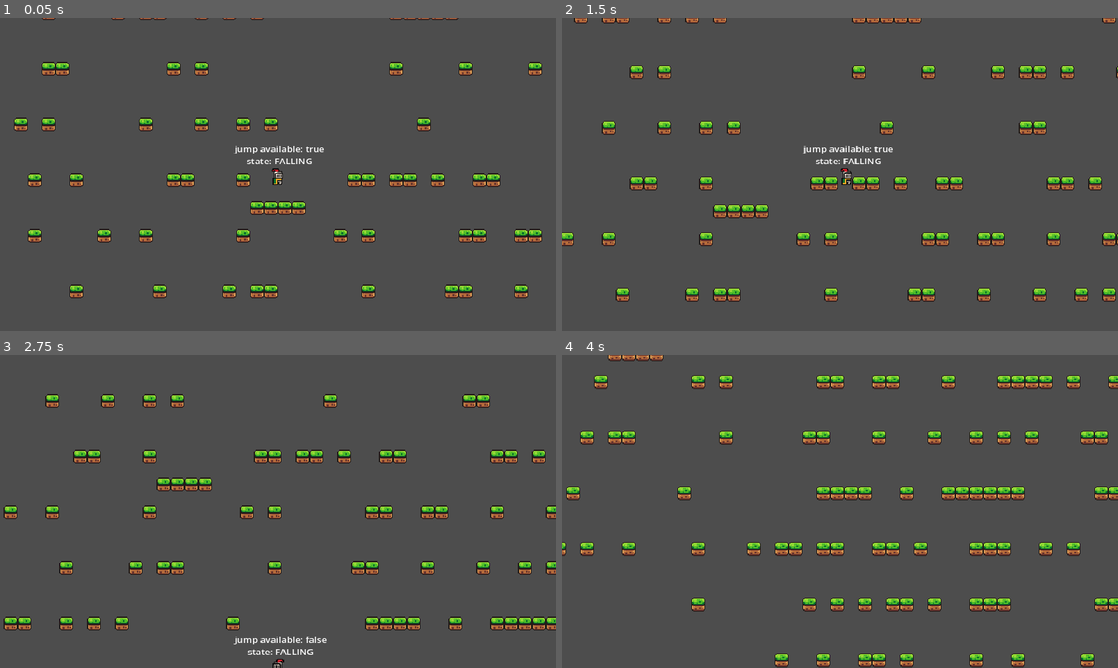
Above: before the commit, frames 1-4 (two rows, left to right).
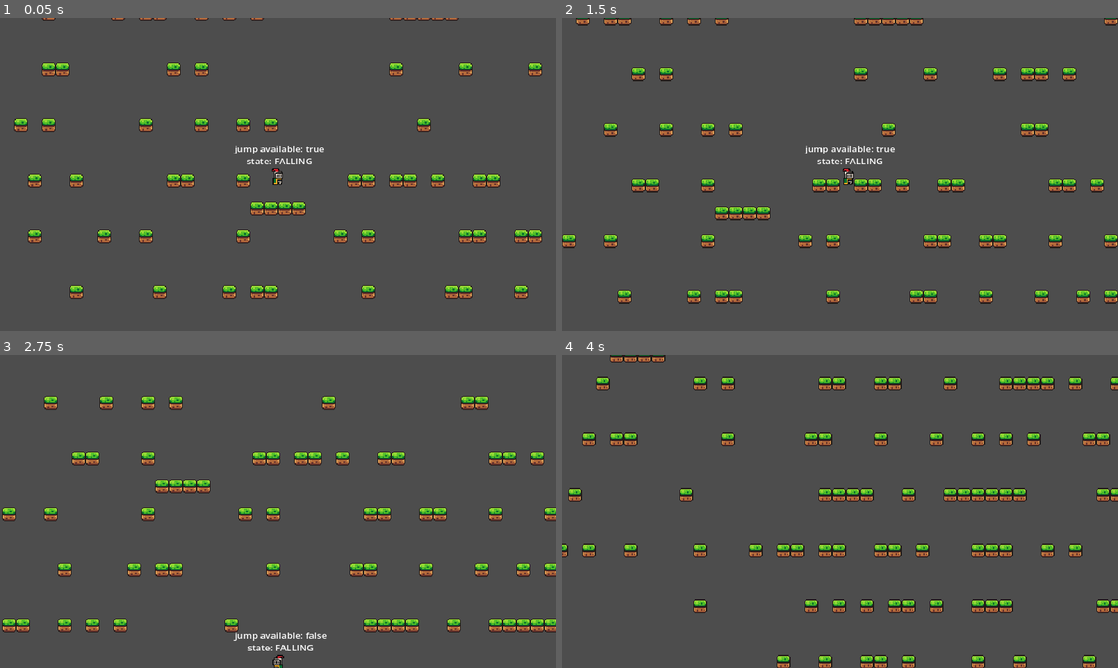
Above: after the commit, the same moments.

Repository: danielvogelsang/project-daydream
Game: Godot game, scene res://scenes/level/level/level.tscn
The game is run twice, just before and just after one commit, with the same random seed, the same clock (stepped at 60 frames per second) and the same inputs. Before the commit the project starts from res://scenes/level/level.tscn.
Inputs:
- Up to frame 1 (0.05 s): no input
- Up to frame 2 (1.5 s): tap Enter at 0.5 s; hold D (right) from 0.53 s (still down); tap Space (jump) at 0.77 s
- Up to frame 3 (2.75 s): tap Space (jump) at 1.52 s; release D (right) at 2.03 s; hold A (left) from 2.03 s (still down)
- Up to frame 4 (4 s): release A (left) at 2.78 s; hold D (right) from 2.78 s (still down); tap Space (jump) at 3.02, 3.77 s

The runs differ from the first frame. In frame 1, 2.2% of the frame differs, in the area x 2-98%, y 0-90%; in frame 2, 6.9%; in frame 3, 7.1%; in frame 4, 8.3%, in the area x 0-100%, y 0-100%.

Commit message:
folders added

Diff:
--- a/project.godot
+++ b/project.godot
@@ -11,7 +11,7 @@
 [application]
 
 config/name="Projectdaydream"
-run/main_scene="res://scenes/level/level.tscn"
+run/main_scene="res://scenes/level/level/level.tscn"
 config/features=PackedStringArray("4.3", "Forward Plus")
 config/icon="res://icon.svg"
 
@@ -50,6 +50,11 @@
 ]
 }
 
+[physics]
+
+common/physics_jitter_fix=0.0
+common/physics_interpolation=true
+
 [rendering]
 
 textures/canvas_textures/default_texture_filter=0
--- a/scenes/level/level.tscn
+++ b/scenes/level/level/level.tscn
@@ -1,12 +1,12 @@
 [gd_scene load_steps=7 format=3 uid="uid://decnrykxi7yyn"]
 
-[ext_resource type="Texture2D" uid="uid://0dbp4iowcs7c" path="res://textures/test/sprites/world_tileset.png" id="1_2ljbg"]
-[ext_resource type="PackedScene" uid="uid://biq2l3gqa8yie" path="res://scenes/player/player.tscn" id="1_ac33e"]
-[ext_resource type="Script" path="res://scenes/level/level.gd" id="1_am4o1"]
-[ext_resource type="Script" path="res://scenes/level/Camera2D.gd" id="3_sgmhk"]
+[ext_resource type="Script" path="res://scenes/level/level/level.gd" id="1_8kisy"]
+[ext_resource type="PackedScene" uid="uid://biq2l3gqa8yie" path="res://scenes/player/player.tscn" id="2_fk4d0"]
+[ext_resource type="Script" path="res://scenes/level/level/camera/Camera2D.gd" id="3_mujxj"]
+[ext_resource type="Texture2D" uid="uid://0dbp4iowcs7c" path="res://textures/test/sprites/world_tileset.png" id="4_27fdh"]
 
 [sub_resource type="TileSetAtlasSource" id="TileSetAtlasSource_eq4so"]
-texture = ExtResource("1_2ljbg")
+texture = ExtResource("4_27fdh")
 0:0/0 = 0
 0:0/0/physics_layer_0/polygon_0/points = PackedVector2Array(-8, -8, 8, -8, 8, 8, -8, 8)
 1:0/0 = 0
@@ -149,14 +149,14 @@
 sources/0 = SubResource("TileSetAtlasSource_eq4so")
 
 [node name="Level" type="Node2D"]
-script = ExtResource("1_am4o1")
+script = ExtResource("1_8kisy")
 
-[node name="Player" parent="." instance=ExtResource("1_ac33e")]
+[node name="Player" parent="." instance=ExtResource("2_fk4d0")]
 
 [node name="Camera2D" type="Camera2D" parent="."]
 position = Vector2(200, 2.08165e-12)
 zoom = Vector2(3, 3)
-script = ExtResource("3_sgmhk")
+script = ExtResource("3_mujxj")
 
 [node name="TileMapLayer" type="TileMapLayer" parent="."]
 tile_map_data = PackedByteArray(0, 0, 254, 255, 2, 0, 0, 0, 0, 0, 0, 0, 0, 0, 255, 255, 2, 0, 0, 0, 0, 0, 0, 0, 0, 0, 0, 0, 2, 0, 0, 0, 0, 0, 0, 0, 0, 0, 1, 0, 2, 0, 0, 0, 0, 0, 0, 0, 0, 0)
--- /dev/null
+++ b/scenes/level/stage_1_tilemap/Tile1.tscn
@@ -0,0 +1,3 @@
+[gd_scene format=3 uid="uid://bm7sepqq1gmwh"]
+
+[node name="Tile1" type="Node2D"]
--- /dev/null
+++ b/scenes/level/stage_1_tilemap/Tile2.tscn
@@ -0,0 +1,3 @@
+[gd_scene format=3 uid="uid://dywyuu4hkp6f2"]
+
+[node name="Tile1" type="Node2D"]
Renamed: scenes/level/Camera2D.gd -> scenes/level/level/camera/Camera2D.gd
Renamed: scenes/level/level.gd -> scenes/level/level/level.gd
